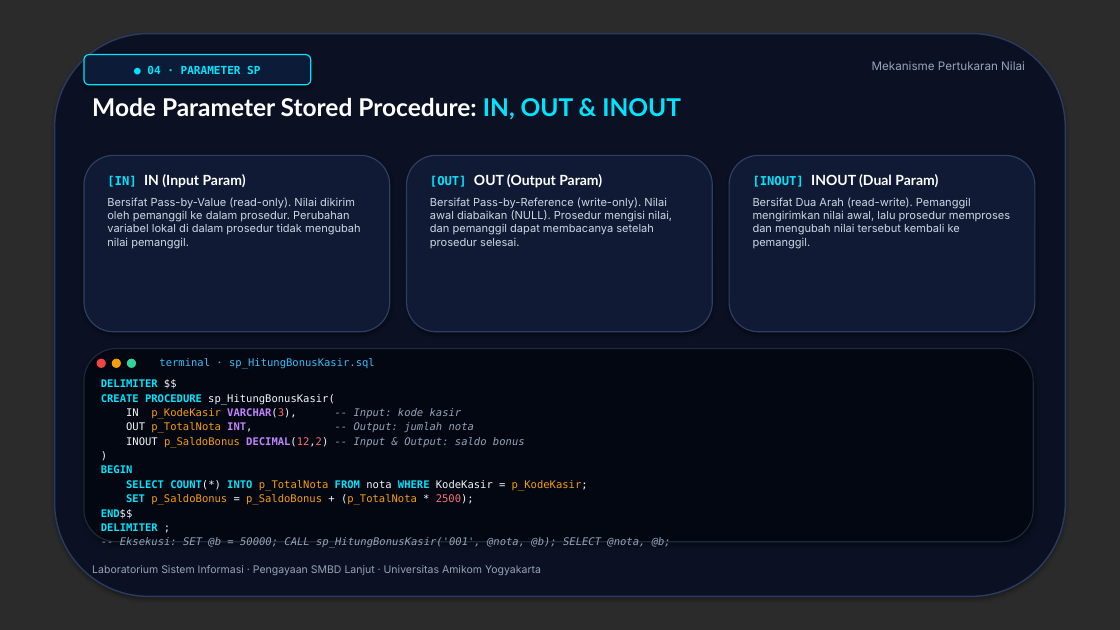
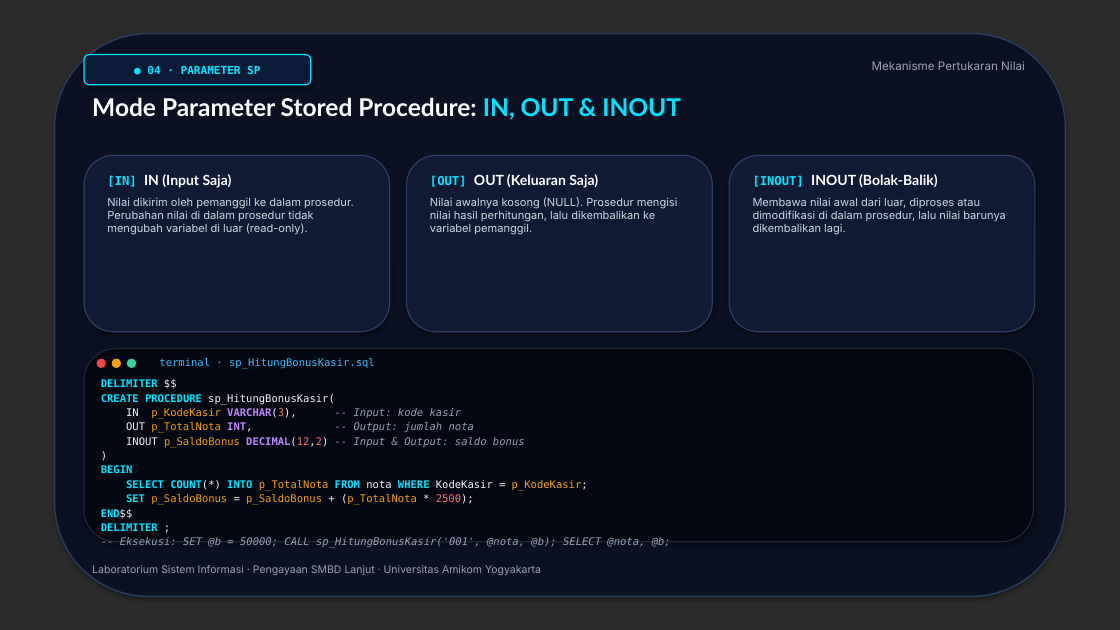
Before and after one commit to litelmurpi/smbdl-asprak, a slide deck: slide 5 of presentations/Materi_Pengayaan_Stored_Procedure_UDF_Cursor.pptx. Drawn at 1120x630 pixels with LibreOffice and Linux fonts; fonts in the diff are those of the drawing; background and template pictures are left out; a plain dark background stands for a picture behind light text. Boxes give left, top, right and bottom in pixels: in the first picture for what was removed or moved away, otherwise in the second. Text is boxed around its words. In the diff, an @@ line names an element or a change of style, - is before the commit and + after.

```diff
--- a/presentations/Materi_Pengayaan_Stored_Procedure_UDF_Cursor.pptx
+++ b/presentations/Materi_Pengayaan_Stored_Procedure_UDF_Cursor.pptx
@@ text at bbox=[107, 174, 354, 235]: text changed @@
-[IN] IN (Input Param)
-Bersifat Pass-by-Value (read-only). Nilai dikirim oleh pemanggil ke dalam prosedur. Perubahan variabel lokal di dalam prosedur tidak mengubah nilai pemanggil.
+[IN] IN (Input Saja)
+Nilai dikirim oleh pemanggil ke dalam prosedur. Perubahan nilai di dalam prosedur tidak mengubah variabel di luar (read-only).
@@ text at bbox=[430, 174, 678, 235]: text changed @@
-[OUT] OUT (Output Param)
-Bersifat Pass-by-Reference (write-only). Nilai awal diabaikan (NULL). Prosedur mengisi nilai, dan pemanggil dapat membacanya setelah prosedur selesai.
+[OUT] OUT (Keluaran Saja)
+Nilai awalnya kosong (NULL). Prosedur mengisi nilai hasil perhitungan, lalu dikembalikan ke variabel pemanggil.
@@ text at bbox=[753, 174, 1006, 235]: text changed @@
-[INOUT] INOUT (Dual Param)
-Bersifat Dua Arah (read-write). Pemanggil mengirimkan nilai awal, lalu prosedur memproses dan mengubah nilai tersebut kembali ke pemanggil.
+[INOUT] INOUT (Bolak-Balik)
+Membawa nilai awal dari luar, diproses atau dimodifikasi di dalam prosedur, lalu nilai barunya dikembalikan lagi.
```
Also in this commit, not shown: 6 other slides changed, 11 other files.
